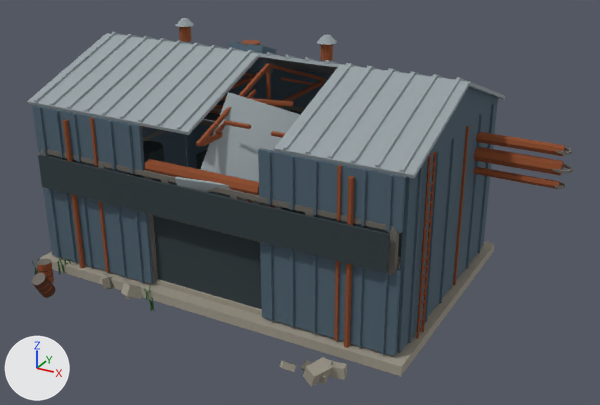
The FBX model pirate-crew/Assets/Art/Models/WorldKit/ChemPlant/ChemPlant_Hall.fbx: old version first, new version second.
Rendered twice from a 50 mm camera at (16.9, -28.1, 17.0) aimed at (2.1, -1.1, 3.6). Lighting does not change. The marker at lower left points along +X, +Y and +Z. The first picture is the older version.

Objects in the first picture: 'ChemPlant_Hall'.
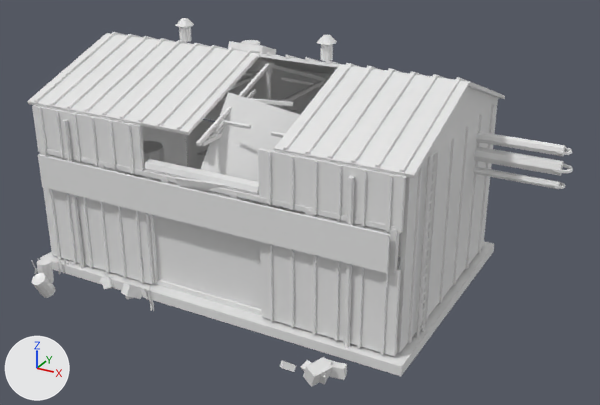
Boxes (x1, y1, x2, y2) around the edits, measured in the pictures (600 x 405 px):
'ChemPlant_Hall', recoloured, surface changed (lighter)
    both: (27, 18, 573, 387)

The edits, one by one:
Material 'Kit_ConcreteMid' (mat_kit_concretemid) changes colour from grey #9e988a to white #e7e7e7; in linear values from (0.342, 0.314, 0.254) to (0.8, 0.8, 0.8).
Material 'Kit_GlassDark' (mat_kit_glassdark) changes colour from greyish cyan #2e3a3e to white #e7e7e7; in linear values from (0.0273, 0.0423, 0.0482) to (0.8, 0.8, 0.8).
Material 'Kit_Iron' (mat_kit_iron) changes colour from dark grey #6e6a63 to white #e7e7e7; in linear values from (0.156, 0.144, 0.125) to (0.8, 0.8, 0.8).
Material 'Kit_Rust' (mat_kit_rust) changes colour from brown #8c4a28 to white #e7e7e7; in linear values from (0.262, 0.0685, 0.0212) to (0.8, 0.8, 0.8).
Material 'Kit_RustDark' (mat_kit_rustdark) changes colour from brown #5a2f1a to white #e7e7e7; in linear values from (0.102, 0.0284, 0.0103) to (0.8, 0.8, 0.8).
Material 'Kit_SteelBlue' (mat_kit_steelblue) changes colour from dark blue #4e6270 to white #e7e7e7; in linear values from (0.0762, 0.122, 0.162) to (0.8, 0.8, 0.8).
In material 'Kit_SteelBlue' (mat_kit_steelblue), roughness goes from 1.0 to 0.4.
Material 'Kit_SteelPale' (mat_kit_steelpale) changes colour from grey #98a2a6 to white #e7e7e7; in linear values from (0.314, 0.361, 0.381) to (0.8, 0.8, 0.8).
